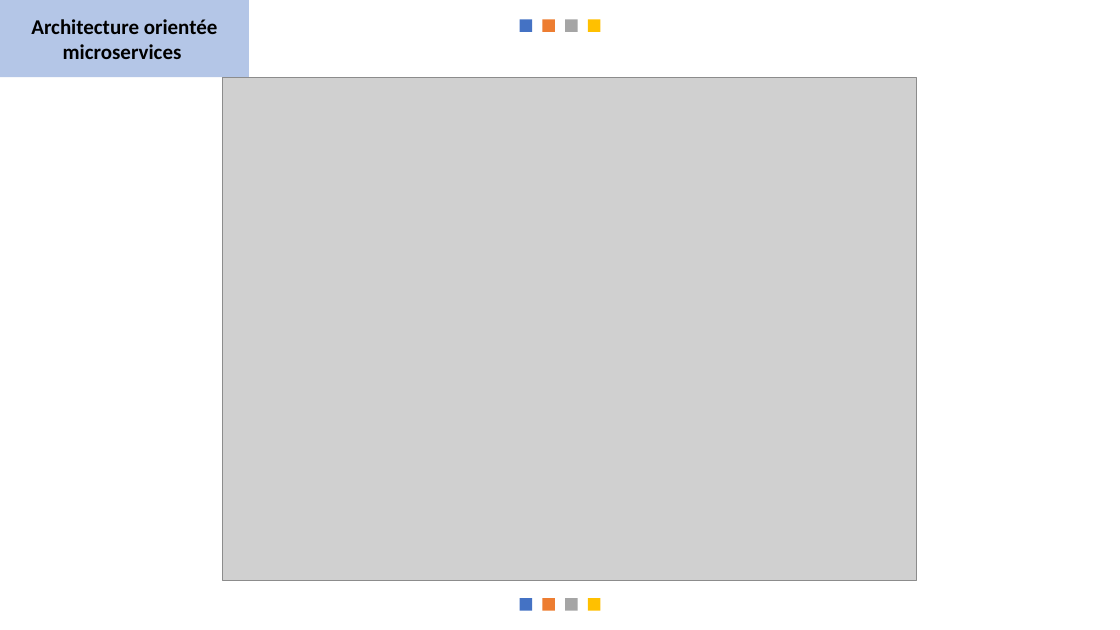
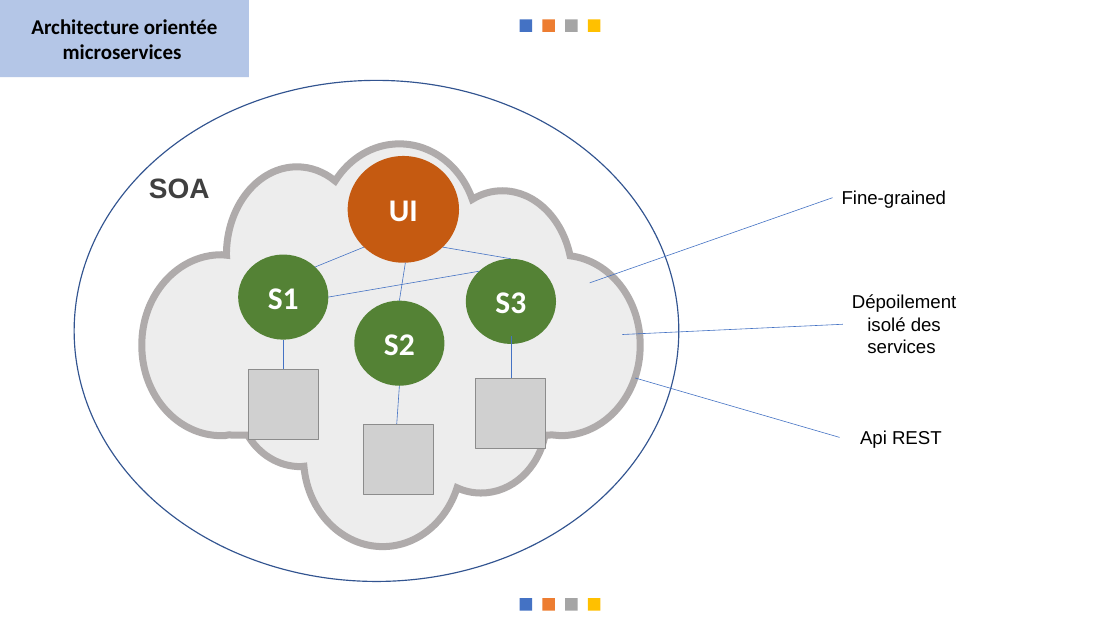
Before and after one commit to messaoudibrahim/Memoire, a slide deck: slide 12 of DIAPO/Présentation.pptx. Drawn at 1120x630 pixels with LibreOffice and Linux fonts; fonts in the diff are those of the drawing; grey boxes stand for pictures. Boxes give left, top, right and bottom in pixels: in the first picture for what was removed or moved away, otherwise in the second. Text is boxed around its words. In the diff, an @@ line names an element or a change of style, - is before the commit and + after.

```diff
--- a/DIAPO/Présentation.pptx
+++ b/DIAPO/Présentation.pptx
@@ ellipse added at [74, 81, 679, 582], fill #FFFFFF, outline #325491 1 pt @@
@@ picture removed at [223, 77, 917, 581] @@
@@ freeform shape added at [142, 144, 640, 546], fill #EDEDED, outline #AFABAB 6 pt @@
@@ text added at [149, 178, 210, 199], 24 pt, text #404040, bold @@
+SOA
@@ ellipse added at [348, 156, 460, 263], fill #C55A11, 27 pt, text #FFFFFF, bold @@
+UI
@@ line added from (590, 283) to (833, 197), #4472C4 0.5 pt @@
@@ text added at [842, 190, 946, 208], 16 pt, text #000000 @@
+Fine-grained
@@ ellipse added at [239, 255, 329, 339], fill #548235, 27 pt, text #FFFFFF, bold @@
+S1
@@ line added from (364, 247) to (315, 267), #4472C4 0.5 pt @@
@@ line added from (406, 263) to (399, 301), #4472C4 0.5 pt @@
@@ line added from (443, 247) to (511, 259), #4472C4 0.5 pt @@
@@ ellipse added at [466, 259, 556, 344], fill #548235, 27 pt, text #FFFFFF, bold @@
+S3
@@ line added from (479, 271) to (329, 297), #4472C4 0.5 pt @@
@@ text added at [852, 294, 956, 354], 16 pt, text #000000 @@
+Dépoilement isolé des services
@@ ellipse added at [355, 301, 444, 386], fill #548235, 27 pt, text #FFFFFF, bold @@
+S2
@@ line added from (623, 334) to (843, 324), #4472C4 0.5 pt @@
@@ line added from (283, 339) to (283, 392), #4472C4 0.5 pt @@
@@ line added from (511, 336) to (511, 392), #4472C4 0.5 pt @@
@@ picture added at [248, 369, 318, 439] @@
@@ line added from (399, 386) to (396, 444), #4472C4 0.5 pt @@
@@ picture added at [476, 378, 546, 448] @@
@@ line added from (635, 378) to (840, 438), #4472C4 0.5 pt @@
@@ picture added at [364, 425, 434, 495] @@
@@ text added at [860, 430, 942, 448], 16 pt, text #000000 @@
+Api REST
```
Also in this commit, not shown: 5 other slides changed, 5 slides added, 4 slides removed, 9 other files.
